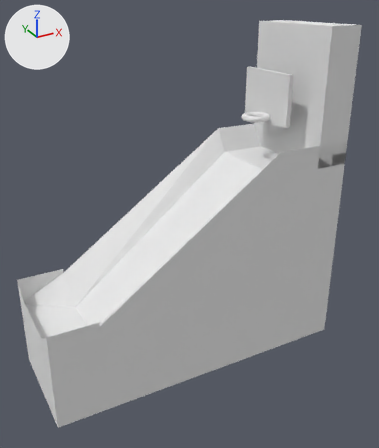
What one commit did to the Blender file Assets/prefabs/basketballgamemodel.blend.
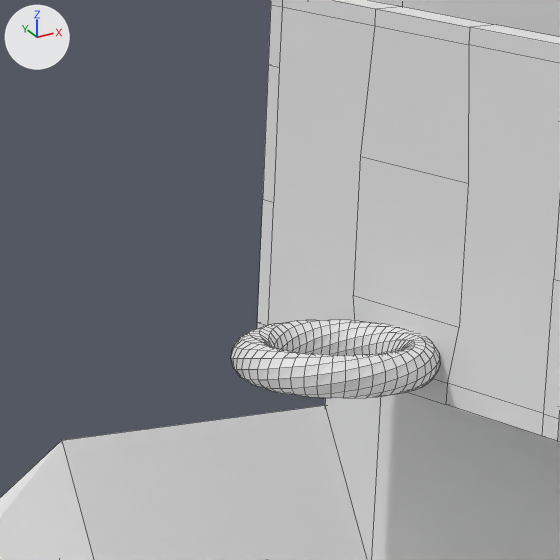
There are two pictures of each version: one whole from a 50 mm lens placed at (-6.08, -11.65, 9.23), pointed at (0.48, 0.28, 3.26), one close up on the part from 55% to 75% of the width and 15% to 32% of the height. The axes (+X, +Y, +Z) are drawn at upper left. The lights are the same throughout. The close-ups show mesh edges as thin lines.
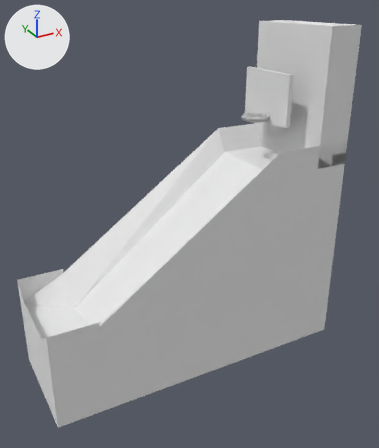
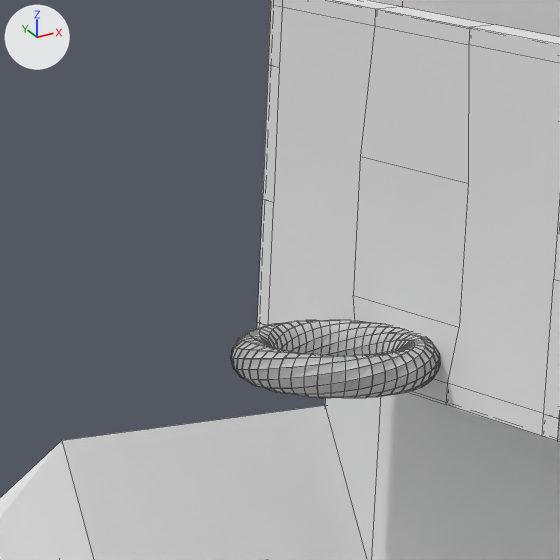
Scene script edits in JSON lines:
```json
{"op": "add", "block": "ob_twistedtorus", "code": "_m = ob_twistedtorus.modifiers.new('Solidify', 'SOLIDIFY')"}
{"op": "add", "block": "ob_twistedtorus", "code": "_m.nonmanifold_thickness_mode = 'FIXED'"}
{"op": "add", "block": "ob_twistedtorus", "code": "_m.nonmanifold_merge_threshold = 0.0003"}
{"op": "add", "block": "ob_twistedtorus", "code": "_m = ob_twistedtorus.modifiers.new('Solidify.001', 'SOLIDIFY')"}
{"op": "add", "block": "ob_twistedtorus", "code": "_m.nonmanifold_thickness_mode = 'FIXED'"}
{"op": "add", "block": "ob_twistedtorus", "code": "_m.nonmanifold_merge_threshold = 0.0003"}
{"op": "add", "block": "ob_cube_001", "code": "_m = ob_cube_001.modifiers.new('Solidify', 'SOLIDIFY')"}
{"op": "add", "block": "ob_cube_001", "code": "_m.nonmanifold_thickness_mode = 'FIXED'"}
{"op": "add", "block": "ob_cube_001", "code": "_m.nonmanifold_merge_threshold = 0.0003"}
```

Boxes (x1, y1, x2, y2) around the edits, measured in the close-ups (560 x 560 px):
```json
{"object": "Cube.001", "change": "modifiers changed", "before": [257, 0, 560, 441], "after": [257, 0, 560, 441]}
{"object": "TwistedTorus", "change": "modifiers changed", "before": [231, 320, 441, 398], "after": [231, 320, 441, 398]}
```
